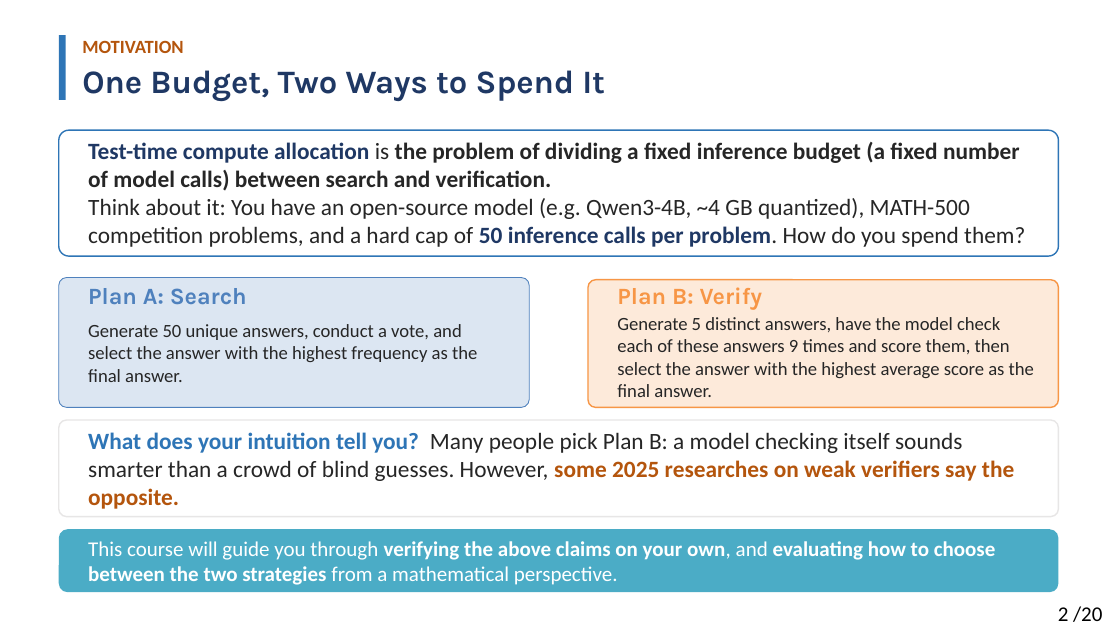
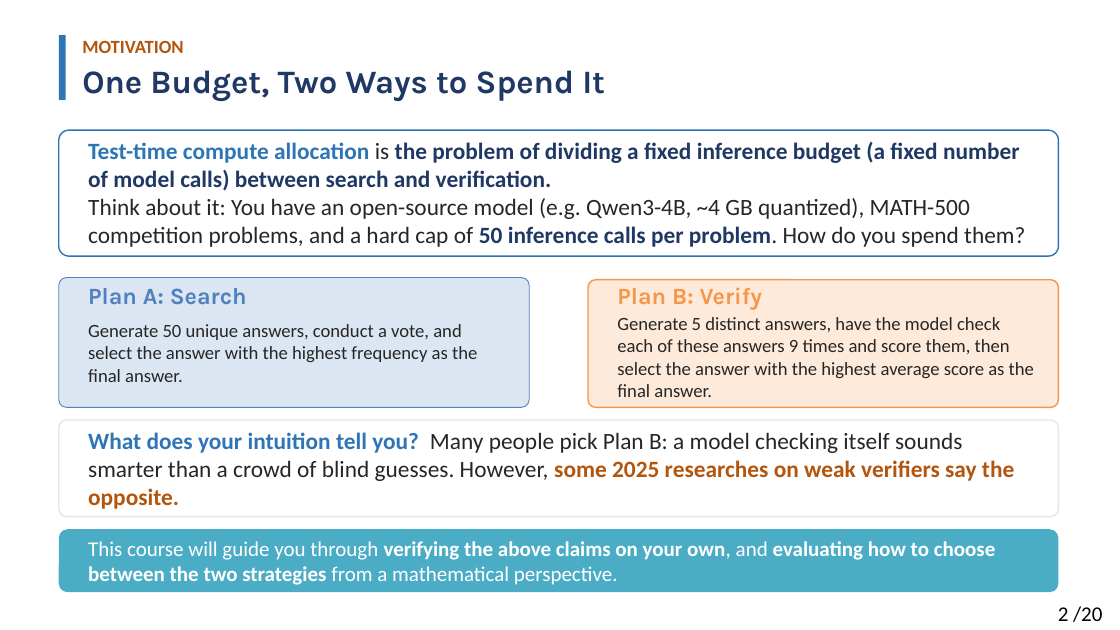
Before and after one commit to Solitus0726/search-vs-verify-course, a slide deck: slide 2 of slides/lecture_slides.pptx. Drawn at 1120x630 pixels with LibreOffice and Linux fonts; fonts in the diff are those of the drawing. Boxes give left, top, right and bottom in pixels: in the first picture for what was removed or moved away, otherwise in the second. Text is boxed around its words. In the diff, an @@ line names an element or a change of style, - is before the commit and + after.

Commit message:
Sync slides: user's manual improvements (already mirrored in assets)

```diff
--- a/slides/lecture_slides.pptx
+++ b/slides/lecture_slides.pptx
@@ text at [88,142,1020,191]: text colour #1F3864 to #2E75B6 in "Test-time compute allocation"; text colour #262626 to #1F3864 in "the problem of dividing a fixed inference ..." @@
```
Also in this commit, not shown: 1 other file.
